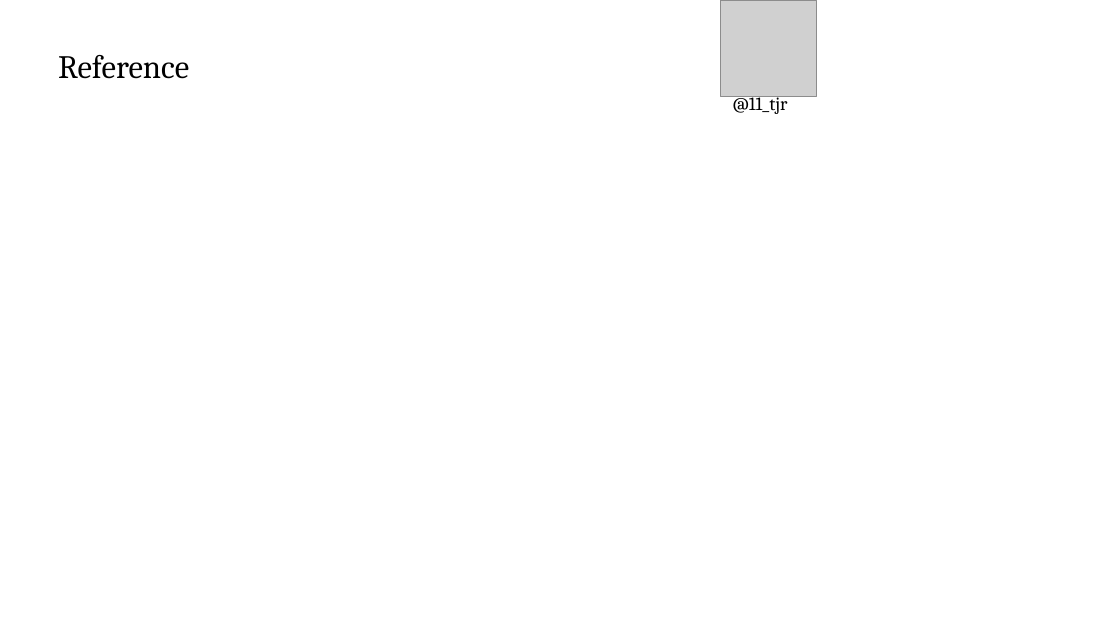
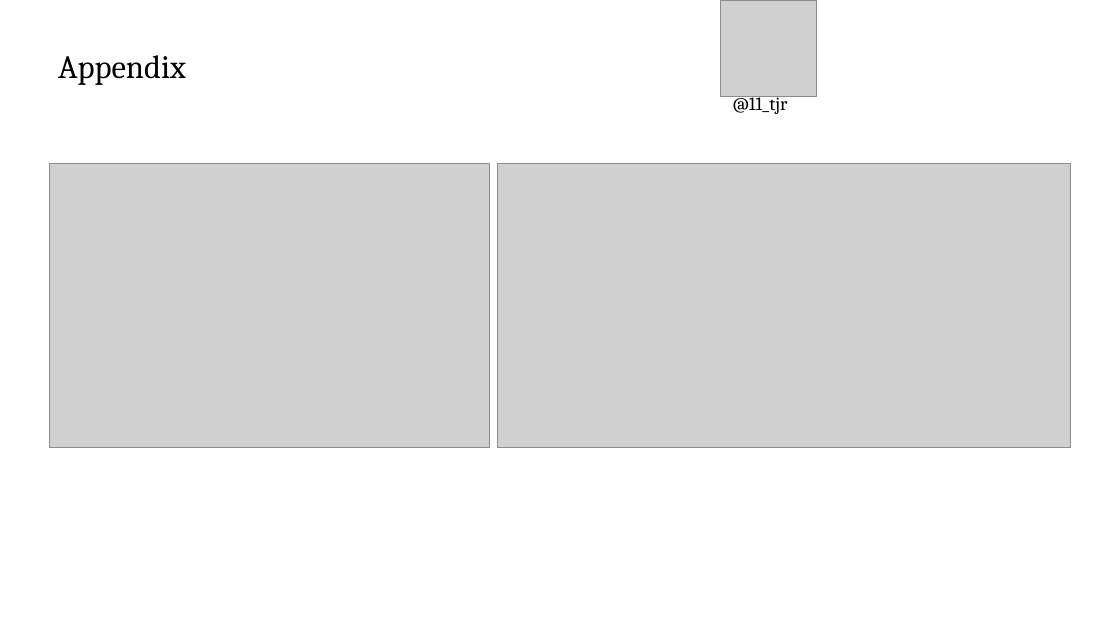
Before and after one commit to T-Reio/ballgame_analysis, a slide deck: slide 13 of slides/spoana13.pptx. Drawn at 1120x630 pixels with LibreOffice and Linux fonts; fonts in the diff are those of the drawing; grey boxes stand for pictures; background and template pictures are left out. Boxes give left, top, right and bottom in pixels: in the first picture for what was removed or moved away, otherwise in the second. Text is boxed around its words. In the diff, an @@ line names an element or a change of style, - is before the commit and + after.

```diff
--- a/slides/spoana13.pptx
+++ b/slides/spoana13.pptx
@@ title at (58, 55, 186, 85): text changed @@
-Reference
+Appendix
@@ picture added at (50, 164, 490, 448) @@
@@ picture added at (498, 164, 1070, 448) @@
```
Also in this commit, not shown: 7 other slides changed.
